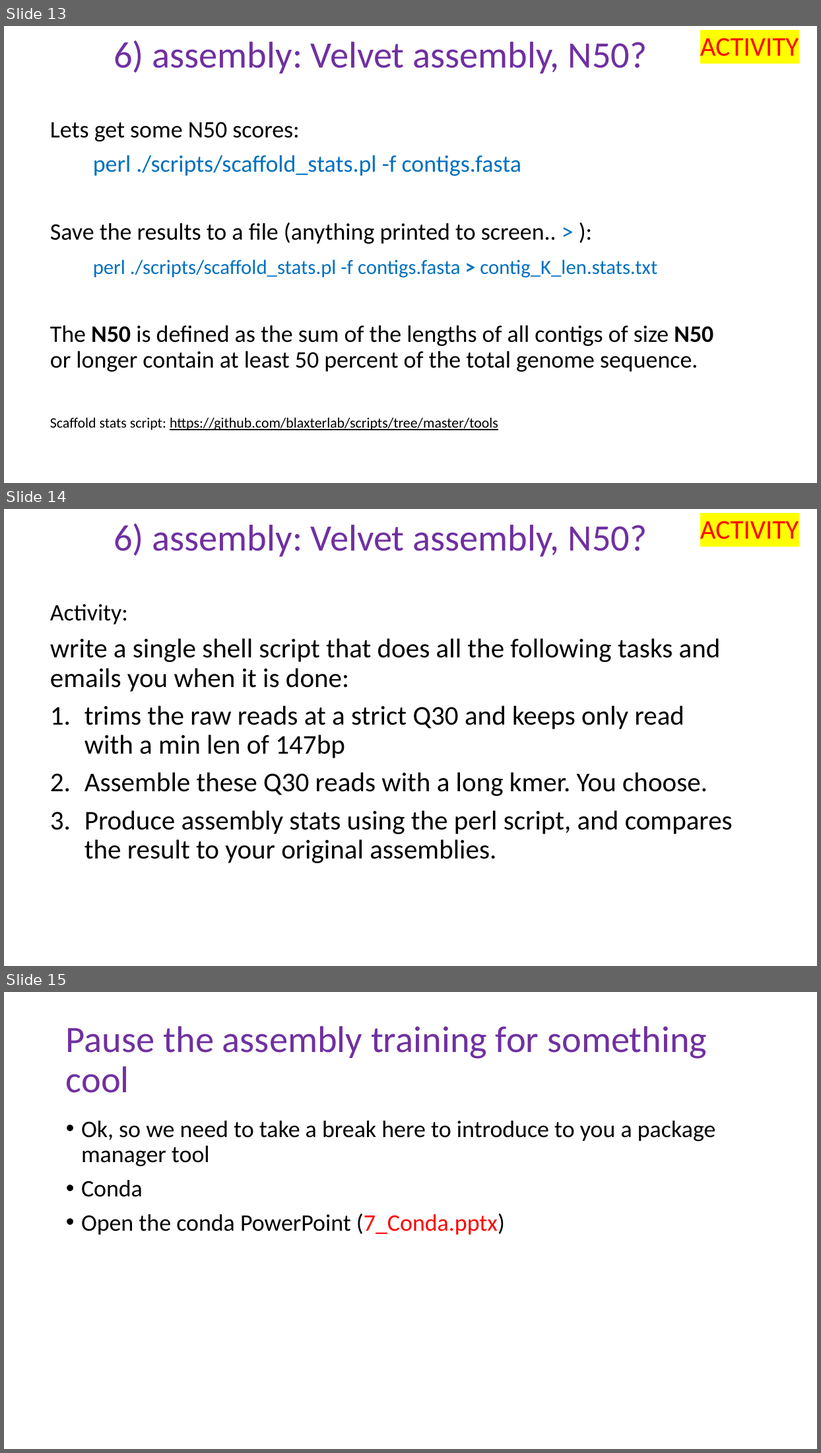
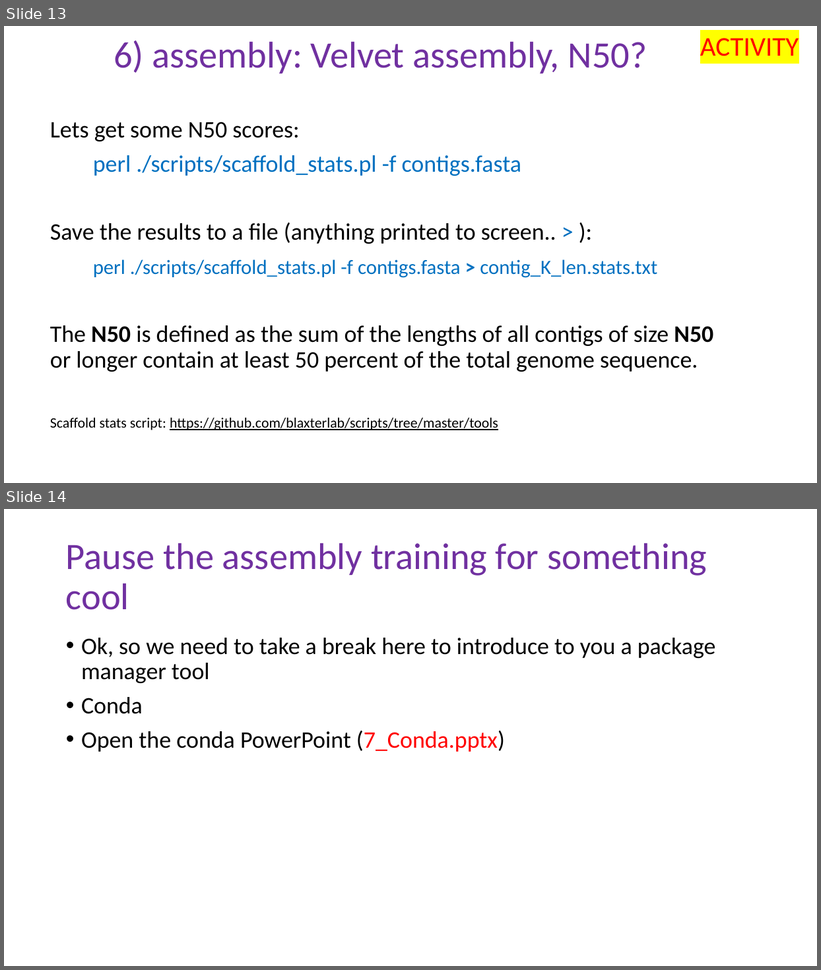
Before and after one commit to peterthorpe5/Sys_admin, a slide deck: cluster_course/powerpoint/6_assembly.pptx. Shown one above the other, each under a label of ours: slides 13, 14 and 15 before the commit, slides 13 and 14 after it. The pictures are 821x1453 and 821x970 pixels, drawn with LibreOffice and Linux fonts; fonts in the diff are those of the drawing. Boxes give left, top, right and bottom in pixels: in the first picture for what was removed or moved away, otherwise in the second. Text is boxed around its words. In the diff, an @@ line names an element or a change of style, - is before the commit and + after.

Commit message:
updates

```diff
--- a/cluster_course/powerpoint/6_assembly.pptx
+++ b/cluster_course/powerpoint/6_assembly.pptx
@@ slide 14 removed at (4,509,817,966), background #FFFFFF @@
@@ title removed at (114,524,648,557) @@
-6) assembly: Velvet assembly, N50?
@@ text removed at (700,521,799,539) @@
-ACTIVITY
@@ text removed at (50,604,733,863) @@
-Activity:
-write a single shell script that does all the following tasks and emails you when it is done:
-1. trims the raw reads at a strict Q30 and keeps only read with a min len of 147bp
-2. Assemble these Q30 reads with a long kmer. You choose.
-3. Produce assembly stats using the perl script, and compares the result to your original assemblies.
@@ what was slide 15 is now slide 14 @@
```
